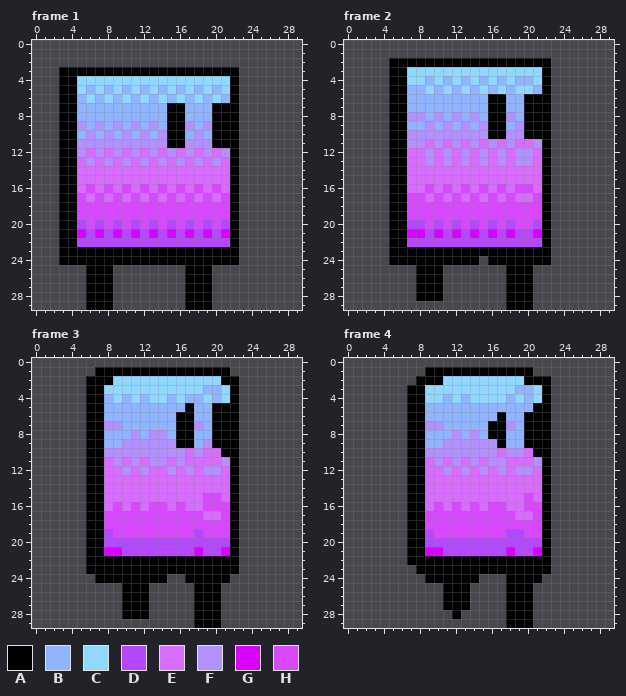
Pixel-art file, stored at sprites/enemy/player.ase. This is how it looked before the edit.
30x30 pixels, 14 frames. Shown: frame 1, frame 2, frame 3, frame 4. The commit also changed other frames, which this record leaves out.
Visible layers, top first: "Layer 1", "Layer".
Palette (. is transparent): A #000000  B #90b4ff  C #90d8ff  D #b448ff  E #d86cff  F #b490ff  G #d800ff  H #d848ff
Pixels before, frame 1, first column x 3:
 3 AAAAAAAAAAAAAAAAAAAA
 4 AACCCCCCCCCCCCCCCCCA
 5 AACBCBCBCBCBCBCBCBCA
 6 AABCBCBCBCBCBCBCBCBA
 7 AABBBBBBBBBBAABBBAAA
 8 AABBBBBBBBBBAABBBAAA
 9 AAFBFBFBFBFBAAFBFAAA
10 AABFBFBFBFBFAABFBAAA
11 AAFFFFFFFFFFAAFFFAAA
12 AAFEFEFEFEFEFEFEFEFA
13 AAEFEFEFEFEFEFEFEFEA
14 AAEEEEEEEEEEEEEEEEEA
15 AAEEEEEEEEEEEEEEEEEA
16 AAEHEHEHEHEHEHEHEHEA
17 AAHEHEHEHEHEHEHEHEHA
18 AAHHHHHHHHHHHHHHHHHA
19 AAHHHHHHHHHHHHHHHHHA
20 AADHDHDHDHDHDHDHDHDA
21 AAGDGDGDGDGDGDGDGDGA
22 AADDDDDDDDDDDDDDDDDA
23 AAAAAAAAAAAAAAAAAAAA
24 AAAAAAAAAAAAAAAAAAAA
25 ...AAA........AAA...
26 ...AAA........AAA...
27 ...AAA........AAA...
28 ...AAA........AAA...
29 ...AAA........AAA...
Pixels before, frame 2, first column x 5:
 2 AAAAAAAAAAAAAAAAAA
 3 AACCCCCCCCCCCCCCCA
 4 AACCBCBCBCBCBCBBCA
 5 AABBCBCBCBCBCBCCBA
 6 AABBBBBBBBBAABBAAA
 7 AABBBBBBBBBAABBAAA
 8 AAFFBFBFBFBAAFBAAA
 9 AABBFBFBFBFAABFAAA
10 AAFFFFFFFFFAAFFAAA
11 AAFFEFEFEFEFEFEEFA
12 AAEEFEFEFEFEFEFFEA
13 AAEEFEFEFEFEFEFFEA
14 AAEEEEEEEEEEEEEEEA
15 AAEEEEEEEEEEEEEEEA
16 AAEEHEHEHEHEHEHHEA
17 AAHHEHEHEHEHEHEEHA
18 AAHHHHHHHHHHHHHHHA
19 AAHHHHHHHHHHHHHHHA
20 AADDHDHDHDHDHDHHDA
21 AAGGDGDGDGDGDGDDGA
22 AADDDDDDDDDDDDDDDA
23 AAAAAAAAAAAAAAAAAA
24 AAAAAAAAAA.AAAAAAA
25 ...AAA.......AAA..
26 ...AAA.......AAA..
27 ...AAA.......AAA..
28 ...AAA.......AAA..
29 .............AAA..
Pixels before, frame 3, first column x 6:
 1 .AAAAAAAAAAAAAAA.
 2 AAACCCCCCCCCCCCAA
 3 AACCCCCCCCCCCBBCA
 4 AABCBCBCCBCBBCBCA
 5 AABBBBBBBBBABBAAA
 6 AABBBBBBBBAABBAAA
 7 AAFFBBBBBBAAFBAAA
 8 AABBBFBFFBAABBAAA
 9 AABBFFFFFFAABFAAA
10 AAFFFFFFFFFEFEEAA
11 AAEFEFEFFEFEEEEFA
12 AAEEFEFEEFEFEFFEA
13 AAEEEEEEEEEEEEEEA
14 AAEEEEEEEEEEEEEEA
15 AAEEEEEEEEEEEHHEA
16 AAEHEHEHHEHEEHHHA
17 AAHHHHHHHHHHHEEHA
18 AAHHHHHHHHHHHHHHA
19 AADHHHHHHHHHDHHHA
20 AADDDDDDDDDDDDDDA
21 AAGGDDDDDDDDGDDGA
22 AAAAAAAAAAAAAAAAA
23 AAAAAAAAAAAAAAAAA
24 .AAAAAAAA..AAAAA.
25 ....AAA.....AAA..
26 ....AAA.....AAA..
27 ....AAA.....AAA..
28 ....AAA.....AAA..
29 ............AAA..
Pixels before, frame 4, first column x 7:
 1 ..AAAAAAAAAAAA..
 2 .AAACCCCCCCCCAAA
 3 AACCCCCCCCCCBBCA
 4 AACCBCBCCCCBCBCA
 5 AABBBBBBBBBBBBAA
 6 AABBBBBBBBABBAAA
 7 AAFFBBBBBAAFBAAA
 8 AABBBFBFBAABBAAA
 9 AABBFFFFFFABBAAA
10 AAFFFFFFFFEFFEAA
11 AAEFEFEFEFFEEEFA
12 AAEEFEFEFEFEFFEA
13 AAEEEEEEEEEEEEEA
14 AAEEEEEEEEEEEEEA
15 AAEEEEEEEEEEEHEA
16 AAEHEHEHEHHEEHHA
17 AAHHHHHHHHHHEEHA
18 AAHHHHHHHHHHHHHA
19 AADHHHHHHHHDDHHA
20 AADDDDDDDDDDDDDA
21 AAGGDDDDDDDGDDGA
22 AAAAAAAAAAAAAAAA
23 .AAAAAAAAAAAAAAA
24 ..AAAAAA...AAAA.
25 ....AAA....AAA..
26 ....AAA....AAA..
27 ....AAA....AAA..
28 .....A.....AAA..
29 ...........AAA..
The same view after the edit:
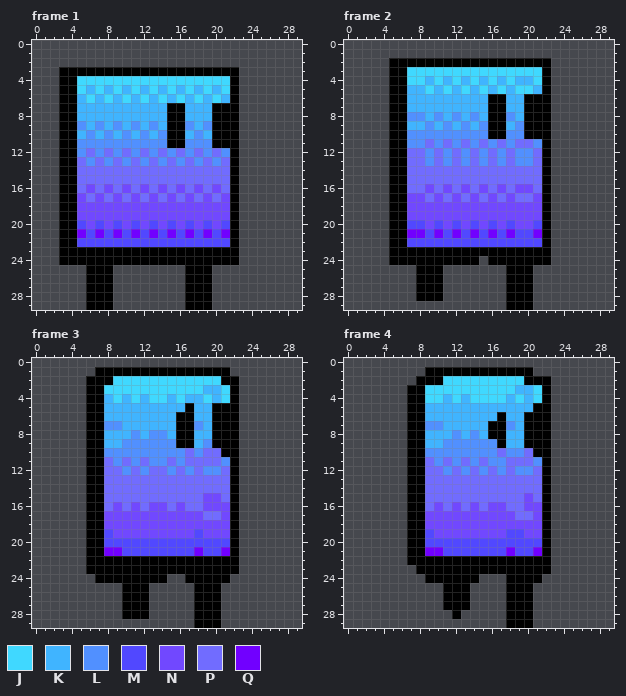
Colours new in this view: J #40d8ff  K #40b4ff  L #5190ff  M #5148ff  N #7148ff  P #716cff  Q #7100ff
Diff:
Changed rows in their new state; - is an unchanged pixel.
Frame 1, layer "Layer":
first column x 5:
 4 JJJJJJJJJJJJJJJJJ
 5 JKJKJKJKJKJKJKJKJ
 6 KJKJKJKJKJKJKJKJK
 7 KKKKKKKKKK--KKK--
 8 KKKKKKKKKK--KKK--
 9 LKLKLKLKLK--LKL--
10 KLKLKLKLKL--KLK--
11 LLLLLLLLLL--LLL--
12 LPLPLPLPLPLPLPLPL
13 PLPLPLPLPLPLPLPLP
14 PPPPPPPPPPPPPPPPP
15 PPPPPPPPPPPPPPPPP
16 PNPNPNPNPNPNPNPNP
17 NPNPNPNPNPNPNPNPN
18 NNNNNNNNNNNNNNNNN
19 NNNNNNNNNNNNNNNNN
20 MNMNMNMNMNMNMNMNM
21 QMQMQMQMQMQMQMQMQ
22 MMMMMMMMMMMMMMMMM
Frame 2, layer "Layer":
first column x 7:
 3 JJJJJJJJJJJJJJJ
 4 JJKJKJKJKJKJKKJ
 5 KKJKJKJKJKJKJJK
 6 KKKKKKKKK--KK--
 7 KKKKKKKKK--KK--
 8 LLKLKLKLK--LK--
 9 KKLKLKLKL--KL--
10 LLLLLLLLL--LL--
11 LLPLPLPLPLPLPPL
12 PPLPLPLPLPLPLLP
13 PPLPLPLPLPLPLLP
14 PPPPPPPPPPPPPPP
15 PPPPPPPPPPPPPPP
16 PPNPNPNPNPNPNNP
17 NNPNPNPNPNPNPPN
18 NNNNNNNNNNNNNNN
19 NNNNNNNNNNNNNNN
20 MMNMNMNMNMNMNNM
21 QQMQMQMQMQMQMMQ
22 MMMMMMMMMMMMMMM
Frame 3, layer "Layer":
first column x 8:
 2 -JJJJJJJJJJJJ-
 3 JJJJJJJJJJJKKJ
 4 KJKJKJJKJKKJKJ
 5 KKKKKKKKK-KK--
 6 KKKKKKKK--KK--
 7 LLKKKKKK--LK--
 8 KKKLKLLK--KK--
 9 KKLLLLLL--KL--
10 LLLLLLLLLPLPP-
11 PLPLPLLPLPPPPL
12 PPLPLPPLPLPLLP
13 PPPPPPPPPPPPPP
14 PPPPPPPPPPPPPP
15 PPPPPPPPPPPNNP
16 PNPNPNNPNPPNNN
17 NNNNNNNNNNNPPN
18 NNNNNNNNNNNNNN
19 MNNNNNNNNNMNNN
20 MMMMMMMMMMMMMM
21 QQMMMMMMMMQMMQ
Frame 4, layer "Layer":
first column x 9:
 2 --JJJJJJJJJ--
 3 JJJJJJJJJJKKJ
 4 JJKJKJJJJKJKJ
 5 KKKKKKKKKKKK-
 6 KKKKKKKK-KK--
 7 LLKKKKK--LK--
 8 KKKLKLK--KK--
 9 KKLLLLLL-KK--
10 LLLLLLLLPLLP-
11 PLPLPLPLLPPPL
12 PPLPLPLPLPLLP
13 PPPPPPPPPPPPP
14 PPPPPPPPPPPPP
15 PPPPPPPPPPPNP
16 PNPNPNPNNPPNN
17 NNNNNNNNNNPPN
18 NNNNNNNNNNNNN
19 MNNNNNNNNMMNN
20 MMMMMMMMMMMMM
21 QQMMMMMMMQMMQ
Where, in picture pixels (left, top, right, bottom), the same in both pictures:
changed: (77, 76, 230, 247)
changed: (407, 67, 542, 247)
changed: (104, 376, 230, 556)
changed: (425, 376, 542, 556)
